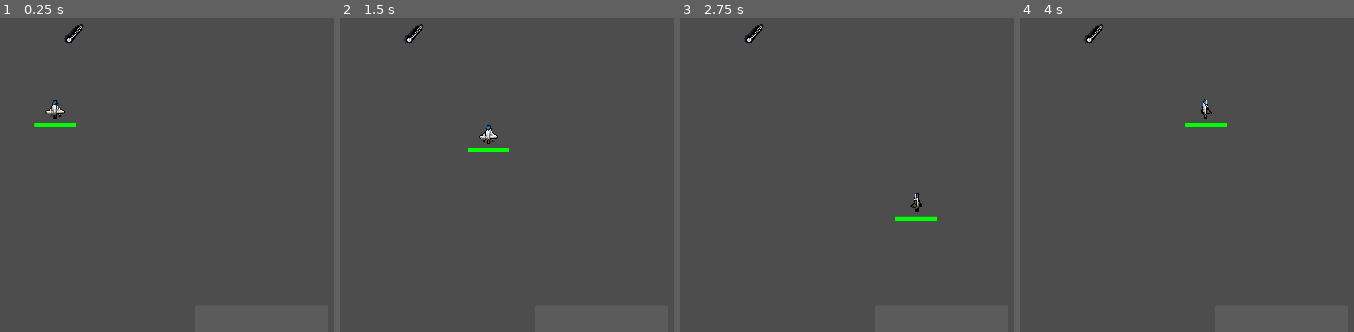
Above: before the commit, frames 1-4 (left to right).
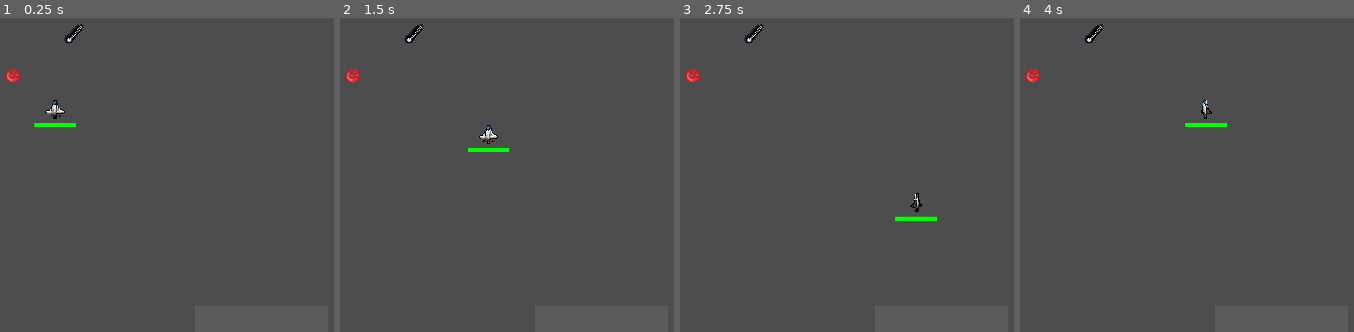
Above: after the commit, the same moments.

Repository: Tigatok/skunkworks-game
Game: Godot game, scene res://Main.tscn
Two runs of this game, one before a commit and one after it. Both use one fixed random seed, a clock stepped at 60 frames per second and the inputs below.
Inputs:
- Up to frame 1 (0.25 s): no input
- Up to frame 2 (1.5 s): tap Enter at 0.5 s; hold Right (move_right) 0.53-1.28 s; tap 1 (1) at 0.6 s; tap 2 (2) at 0.8, 1.35 s; hold Down (move_down) from 1.28 s (still down)
- Up to frame 3 (2.75 s): tap 3 (3) at 1.55, 2.1 s; release Down (move_down) at 2.03 s; hold Right (move_right) from 2.03 s (still down); tap 1 (1) at 2.3 s
- Up to frame 4 (4 s): release Right (move_right) at 2.78 s; hold Up (move_up) 2.78-3.53 s; tap 1 (1) at 2.85 s; tap 2 (2) at 3.05, 3.6 s; tap Space (space) at 3.5 s; hold Left (move_left) from 3.53 s (still down); tap 3 (3) at 3.8 s

The runs differ from the first frame. In frame 1, 0.1% of the frame differs, in the area x 1-6%, y 16-21%; in frame 2, 0.1%; in frame 3, 0.1%; in frame 4, 0.1%.

Commit message:
Set active weapon code start.

Diff:
--- a/HUD/InventoryBar.gd
+++ b/HUD/InventoryBar.gd
@@ -1,13 +1,46 @@
 class_name InventoryBar extends PanelContainer
+
+signal update_active_item
+
+@export var num_slots: int = 5
 
 @onready var inventory:Inventory
 @onready var slot_container: HBoxContainer = $SlotContainer
 @onready var slot_scene = preload("res://Inventory/InventorySlot.tscn")
+@onready var slot_ids = ["1", "2", "3", "4", "5"]
 
-@export var num_slots: int = 5
+var active_item:Item
 
 func _ready() -> void:
 	_initialize_slots()
+
+func _unhandled_key_input(event):
+	var key_pressed:String = event.as_text()
+	if (!slot_ids.has(key_pressed)):
+		return
+	if (!event.is_action_pressed(key_pressed)):
+		return
+	# Index of slots starts at 0.
+	var slot_index = key_pressed.to_int() - 1
+	if(!item_exists_in_slot(slot_index)):
+		return
+	set_active_item(slot_index)
+	print(active_item)
+
+
+# Checks if an item exists in the provided slot
+func item_exists_in_slot(slot_index: int) -> bool:
+	var slot = slot_container.get_child(slot_index)
+	if (!slot.item):
+		return false
+	return true
+
+# Sets the active item
+func set_active_item(slot_index: int) -> void:
+	var item_slot = slot_container.get_child(slot_index)
+	active_item = item_slot.item
+	update_active_item.emit(active_item)
+	item_slot.color = Color.hex(0xffffff44)
 
 func _initialize_slots() -> void:
 	for _i in range(num_slots):
--- a/Inventory/Inventory.gd
+++ b/Inventory/Inventory.gd
@@ -18,7 +18,6 @@
 
 		if items[item.id]["quantity"] <= 0:
 			items.erase(item.id)
-
 		emit_signal("inventory_updated", item, "remove")
 	else:
 		print("Item not found in inventory")
--- a/Inventory/InventorySlot.gd
+++ b/Inventory/InventorySlot.gd
@@ -1,10 +1,13 @@
-extends TextureRect
+extends ColorRect
 
 var item:Item : set = set_item, get = get_item
 
 func set_item(value: Item = null) -> void:
 	item = value
-	texture = value.icon if value else null
+	$TextureRect.texture = value.icon if value else null
+	size.x = 64
+	size.y = 64
+	position = $TextureRect.position
 
 func get_item() -> Item:
 	return item
--- a/Inventory/InventorySlot.tscn
+++ b/Inventory/InventorySlot.tscn
@@ -2,5 +2,11 @@
 
 [ext_resource type="Script" path="res://Inventory/InventorySlot.gd" id="1_sta1c"]
 
-[node name="InventorySlot" type="TextureRect"]
+[node name="InventorySlot" type="ColorRect"]
+color = Color(1, 1, 1, 0)
 script = ExtResource("1_sta1c")
+
+[node name="TextureRect" type="TextureRect" parent="."]
+layout_mode = 0
+offset_right = 40.0
+offset_bottom = 40.0
--- a/Main.tscn
+++ b/Main.tscn
@@ -1,13 +1,12 @@
 [gd_scene load_steps=6 format=3 uid="uid://dmunb1vxfj0w8"]
 
-[ext_resource type="Script" path="res://Main.gd" id="1_nhp8r"]
 [ext_resource type="PackedScene" uid="uid://bq7rtwda5y4lb" path="res://Player/Player.tscn" id="2_043f6"]
 [ext_resource type="PackedScene" uid="uid://dc7pprina7ai6" path="res://HUD/InventoryBar.tscn" id="3_afki7"]
 [ext_resource type="PackedScene" uid="uid://ifsuqt3ecpdm" path="res://Weapon/Weapon/Weapon.tscn" id="3_ix25a"]
 [ext_resource type="Texture2D" uid="uid://cdd702vhdy7dq" path="res://Weapon/weapon.png" id="4_b1pvl"]
+[ext_resource type="Texture2D" uid="uid://cld4cmvqmnh5m" path="res://Missile/missile-1.png" id="5_kduh5"]
 
 [node name="Main" type="Node"]
-script = ExtResource("1_nhp8r")
 
 [node name="Player" parent="." groups=["weapons"] instance=ExtResource("2_043f6")]
 position = Vector2(464, 544)
@@ -30,3 +29,9 @@
 item_id = 1
 item_name = "Cannon"
 item_icon = ExtResource("4_b1pvl")
+
+[node name="Ball" parent="." instance=ExtResource("3_ix25a")]
+position = Vector2(362, 463)
+item_id = 2
+item_name = "Ball"
+item_icon = ExtResource("5_kduh5")
--- a/Weapon/Weapon/Weapon.gd
+++ b/Weapon/Weapon/Weapon.gd
@@ -2,7 +2,6 @@
 
 const ItemType = Item.ItemType
 
-@onready var icon = preload("res://Weapon/weapon.png")
 @export var item_id: int
 @export var item_name: String
 @export var item_icon: Texture
@@ -12,5 +11,5 @@
 	var item = Item.new(item_id, item_name, item_icon, item_type)
 	var item_pickup_instance = $ItemPickup
 	item_pickup_instance.item = item
-	item_pickup_instance.get_node("ItemIcon").texture = icon
+	item_pickup_instance.get_node("ItemIcon").texture = item_icon
 	add_child(item_pickup_instance)
